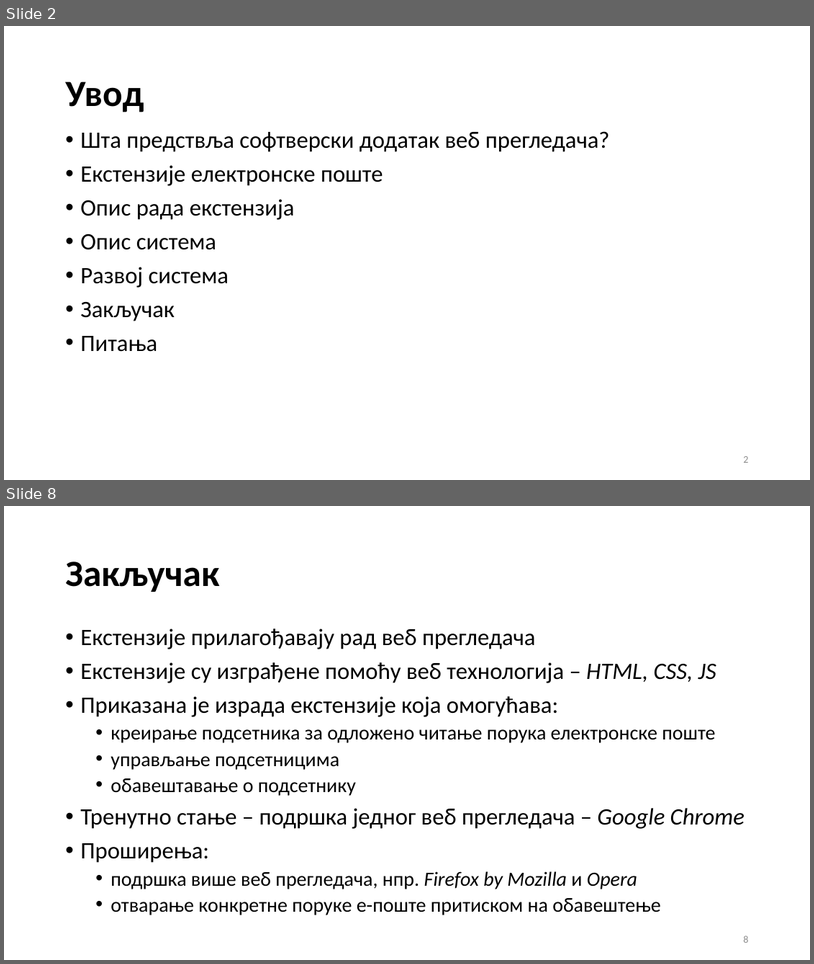
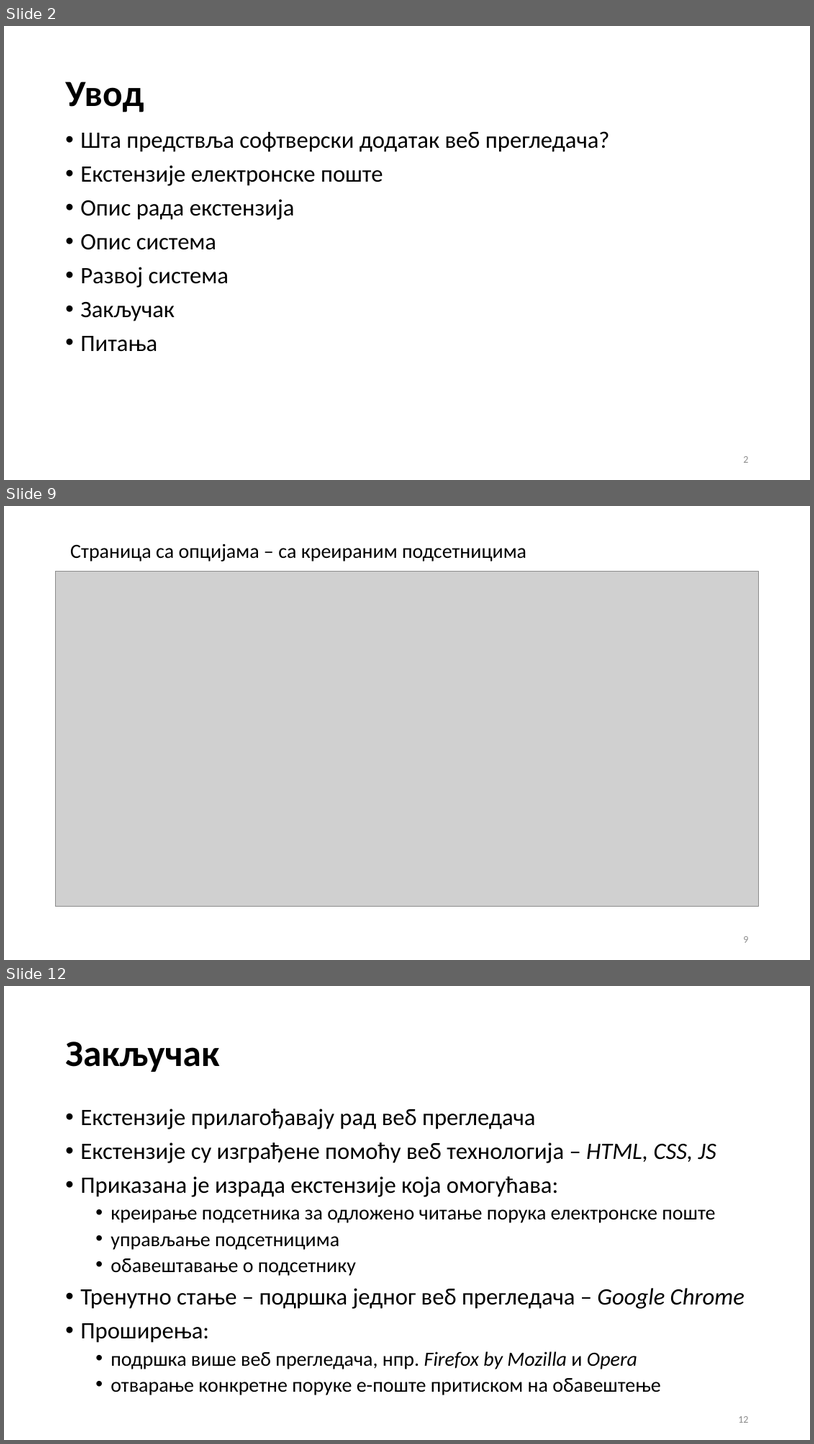
Before and after one commit to alebogi/remind_me_later_extension, a slide deck: Aleksandra Bogicevic 170390.pptx. Shown one above the other, each under a label of ours: slides 2 and 8 before the commit, slides 2, 9 and 12 after it; the slides between them are not shown. The pictures are 814x964 and 814x1444 pixels, drawn with LibreOffice and Linux fonts; fonts in the diff are those of the drawing; grey boxes stand for pictures. Boxes give left, top, right and bottom in pixels: in the first picture for what was removed or moved away, otherwise in the second. Text is boxed around its words. In the diff, an @@ line names an element or a change of style, - is before the commit and + after.

```diff
--- a/Aleksandra Bogicevic 170390.pptx
+++ b/Aleksandra Bogicevic 170390.pptx
@@ slide 9 added at (4, 506, 810, 960), background #FFFFFF @@
@@ text added at (70, 543, 527, 561), 24 pt, text #000000 @@
+Страница са опцијама – са креираним подсетницима
@@ picture added at (56, 572, 759, 906) @@
@@ page number added at (743, 936, 748, 942), 12 pt, text #8C8C8C @@
+9
@@ what was slide 8 is now slide 12 @@
@@ page number at (738, 1416, 748, 1422): text changed @@
-8
+12
```
Also in this commit, not shown: 6 slides changed, 3 other slides added, 1 other file.
